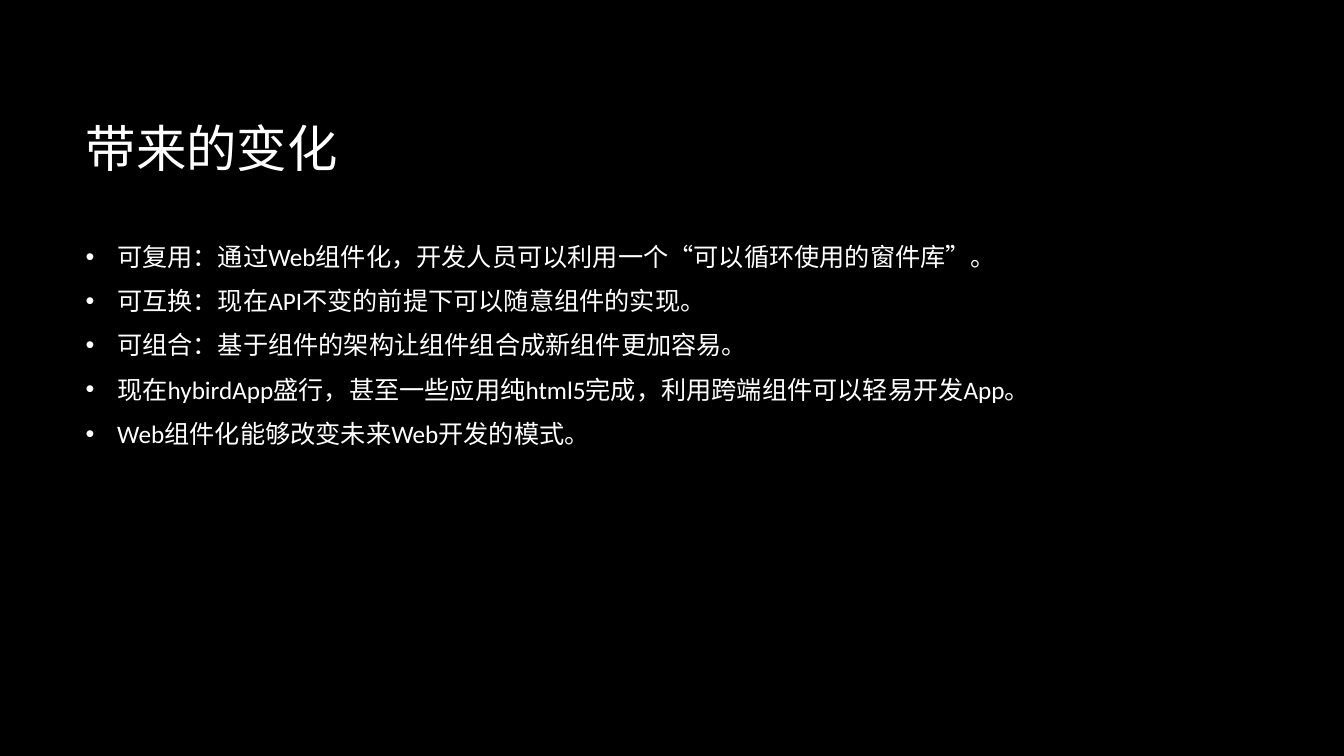
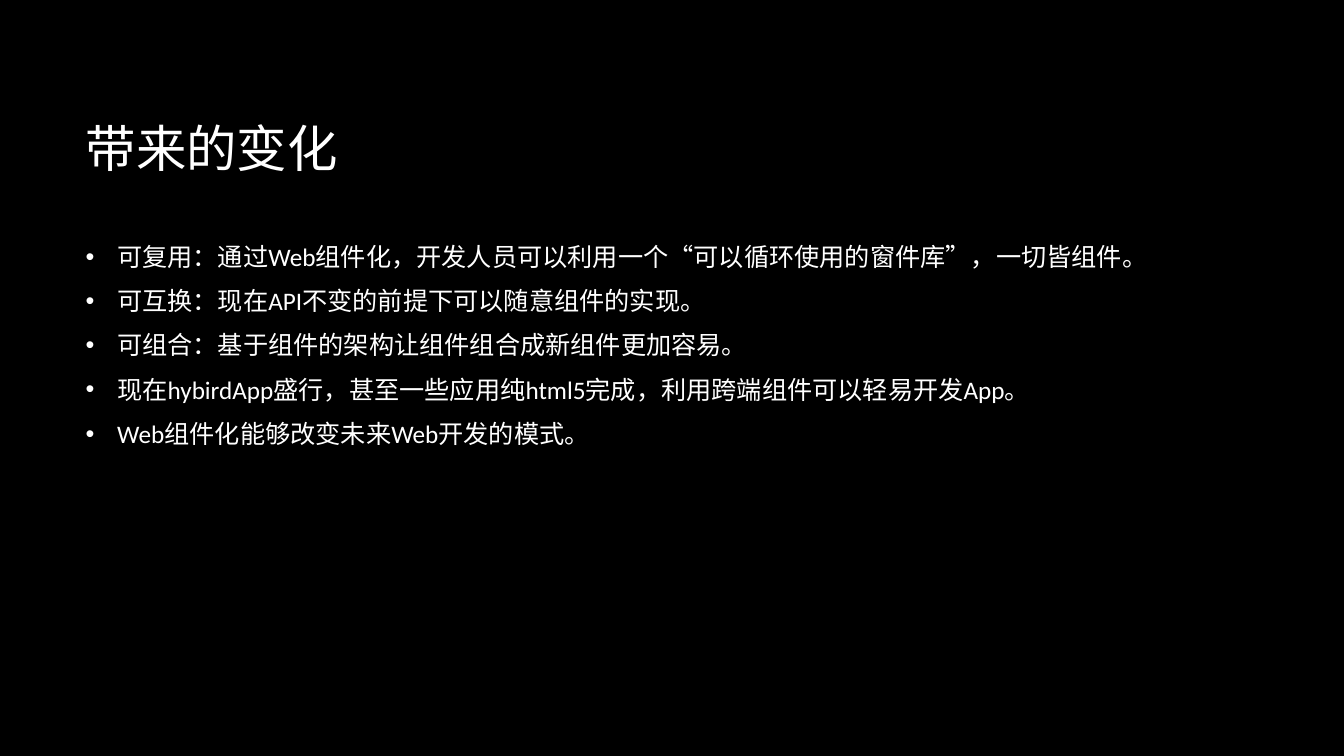
Before and after one commit to zhanglingkang/study, a slide deck: slide 21 of article/front-end/前端技术分享.pptx (slide 20 before the commit). Drawn at 1344x756 pixels with LibreOffice and Linux fonts; fonts in the diff are those of the drawing; background and template pictures are left out. Boxes give left, top, right and bottom in pixels: in the first picture for what was removed or moved away, otherwise in the second. Text is boxed around its words. In the diff, an @@ line names an element or a change of style, - is before the commit and + after.

```diff
--- a/article/front-end/前端技术分享.pptx
+++ b/article/front-end/前端技术分享.pptx
@@ text at (x1=117, y1=244, x2=1147, y2=269): text changed @@
-• 可复用：通过Web组件化，开发人员可以利用一个“可以循环使用的窗件库”。
+• 可复用：通过Web组件化，开发人员可以利用一个“可以循环使用的窗件库”，一切皆组件。
```
Also in this commit, not shown: 2 other slides changed, 4 slides added, 1 slide removed.
